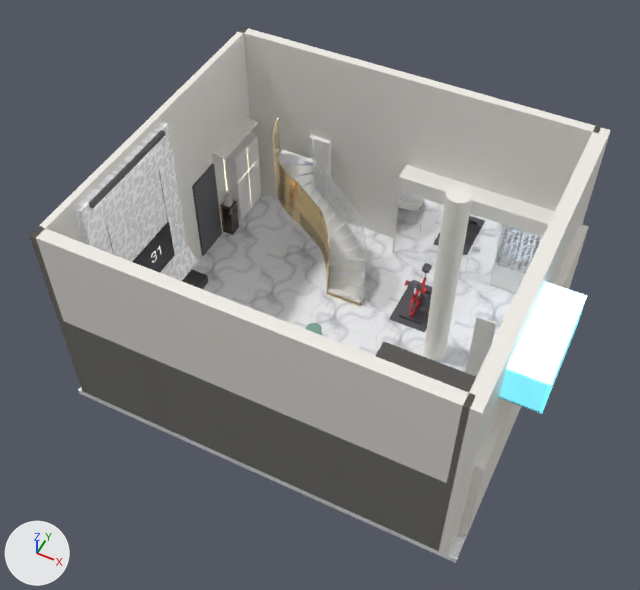
Renders of the glTF model models/B2.glb from each side of a commit.
Rendered twice from a camera (50 mm lens) standing at (7.79, -13.2, 10.64) and looking at (2.48, -2.58, -2.64). Arrows for +X, +Y and +Z are at lower left; the lights stay in place. The older version comes first. Vertices at exactly the same position are counted once.

Before the edit, the objects in view are built like this:
```python
ob_b2_entry_batch_m3 = bpy.data.objects.new('B2_Entry_Batch_M3', me_b2_entry_batch_m3)
ob_b2_entry_batch_m3.location = (0.0, 0.0, 0.0)
ob_b2_grandstair_batch_m3 = bpy.data.objects.new('B2_GrandStair_Batch_M3', me_b2_grandstair_batch_m3)
ob_b2_grandstair_batch_m3.location = (0.0, 0.0, 0.0)
ob_b2_grandstair_batch_m3_001 = bpy.data.objects.new('B2_GrandStair_Batch_M3.001', me_b2_grandstair_batch_m3_001)
ob_b2_grandstair_batch_m3_001.location = (0.0, 0.0, 0.0)
ob_b2_grandstair_batch_m45 = bpy.data.objects.new('B2_GrandStair_Batch_M45', me_b2_grandstair_batch_m45)
ob_b2_grandstair_batch_m45.location = (0.0, 0.0, 0.0)
ob_b2_grandstair_batch_m46 = bpy.data.objects.new('B2_GrandStair_Batch_M46', me_b2_grandstair_batch_m46)
ob_b2_grandstair_batch_m46.location = (0.0, 0.0, 0.0)
ob_b2_grandstair_batch_m6 = bpy.data.objects.new('B2_GrandStair_Batch_M6', me_b2_grandstair_batch_m6)
ob_b2_grandstair_batch_m6.location = (0.0, 0.0, 0.0)
ob_b2_grandstair_batch_m6_001 = bpy.data.objects.new('B2_GrandStair_Batch_M6.001', me_b2_grandstair_batch_m6_001)
ob_b2_grandstair_batch_m6_001.location = (0.0, 0.0, 0.0)
# also in view: 'B2_TV_Batch_M14' at (-1.22, -3.26, -2.87); 'B2_Entry_Batch_M10' at (-1.19, 0.63, -3.42); 'B2_Gym_Batch_M21' at (3.85, -0.35, -4.02); 'B2_TV_Batch_M4' at (-1.2, -3.26, -0.21); 'B2_Mirror_Door_Panel_2' at (3.58, 0.99, -3.56)
```
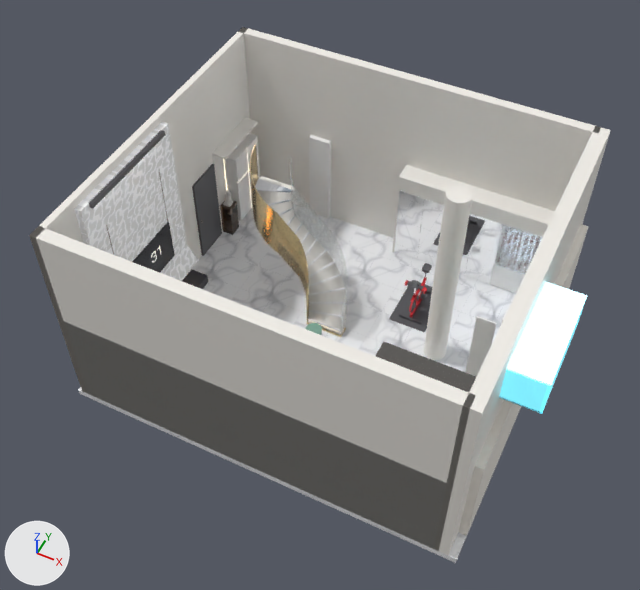
Pixel boxes (x1, y1, x2, y2) of what changed, in the pictures (640 x 590 px):
'B2_GrandStair_Batch_M3', moved: before (278, 152, 365, 305); after (255, 178, 346, 335)
'B2_GrandStair_Batch_M6', moved: before (273, 117, 329, 292); after (250, 144, 309, 322)
'B2_GrandStair_Batch_M46', moved: before (312, 129, 367, 304); after (290, 157, 347, 335)
'B2_GrandStair_Batch_M45', moved: before (278, 153, 364, 301); after (255, 179, 345, 332)
'B2_GrandStair_Batch_M3.001', moved: before (281, 150, 312, 162); after (259, 176, 295, 189)
'B2_GrandStair_Batch_M6.001', moved: before (326, 292, 365, 306); after (306, 322, 346, 337)

Edits to the bpy script that builds the scene:
```text
Change me_b2_grandstair_batch_m3:
    used by ob_b2_grandstair_batch_m3; location = (0.0, 0.0, 0.0)
    remove me_b2_grandstair_batch_m3.from_pydata(...)  # 1936 vertices, 3856 faces; spans x 0.01..2.68, y -0.94..0.38, z -4.55..-2.03
    add me_b2_grandstair_batch_m3.from_pydata(...)  # 1936 vertices, 3856 faces; spans x 0.01..2.68, y -1.94..-0.62, z -4.55..-2.03
    me_b2_grandstair_batch_m3 part 1: the whole mesh is moved by (0.0, -1.0, 0.0)
Change me_b2_grandstair_batch_m3_001:
    used by ob_b2_grandstair_batch_m3_001; location = (0.0, 0.0, 0.0)
    remove me_b2_grandstair_batch_m3_001.from_pydata(...)  # 120 vertices, 180 faces; spans x 0.02..2.66, y -0.94..0.5, z -4.55..-2.06
    add me_b2_grandstair_batch_m3_001.from_pydata(...)  # 120 vertices, 180 faces; spans x 0.02..2.66, y -1.94..-0.5, z -4.55..-2.06
    me_b2_grandstair_batch_m3_001 part 2: the whole mesh is moved by (0.0, -1.0, 0.0)
Change me_b2_grandstair_batch_m45:
    used by ob_b2_grandstair_batch_m45; location = (0.0, 0.0, 0.0)
    remove me_b2_grandstair_batch_m45.from_pydata(...)  # 112 vertices, 168 faces; spans x 0.02..2.66, y -0.94..0.38, z -4.42..-2.05
    add me_b2_grandstair_batch_m45.from_pydata(...)  # 112 vertices, 168 faces; spans x 0.02..2.66, y -1.94..-0.62, z -4.42..-2.05
    me_b2_grandstair_batch_m45 part 3: the whole mesh is moved by (0.0, -1.0, 0.0)
Change me_b2_grandstair_batch_m46:
    used by ob_b2_grandstair_batch_m46; location = (0.0, 0.0, 0.0)
    remove me_b2_grandstair_batch_m46.from_pydata(...)  # 484 vertices, 964 faces; spans x 0.82..2.68, y -0.94..0.38, z -4.53..-1.13
    add me_b2_grandstair_batch_m46.from_pydata(...)  # 484 vertices, 964 faces; spans x 0.82..2.68, y -1.94..-0.62, z -4.53..-1.13
    me_b2_grandstair_batch_m46 part 4: the whole mesh is moved by (0.0, -1.0, 0.0)
Change me_b2_grandstair_batch_m6:
    used by ob_b2_grandstair_batch_m6; location = (0.0, 0.0, 0.0)
    remove me_b2_grandstair_batch_m6.from_pydata(...)  # 484 vertices, 964 faces; spans x -0.01..1.85, y -0.94..0.38, z -4.55..-1.1
    add me_b2_grandstair_batch_m6.from_pydata(...)  # 484 vertices, 964 faces; spans x -0.01..1.85, y -1.94..-0.62, z -4.55..-1.1
    me_b2_grandstair_batch_m6 part 5: the whole mesh is moved by (0.0, -1.0, 0.0)
Change me_b2_grandstair_batch_m6_001:
    used by ob_b2_grandstair_batch_m6_001; location = (0.0, 0.0, 0.0)
    remove me_b2_grandstair_batch_m6_001.from_pydata(...)  # 8 vertices, 12 faces; spans x 1.832..2.688, y -0.965..-0.7, z -4.55..-4.515
    add me_b2_grandstair_batch_m6_001.from_pydata(...)  # 8 vertices, 12 faces; spans x 1.832..2.688, y -1.965..-1.7, z -4.55..-4.515
    me_b2_grandstair_batch_m6_001 part 6: the whole mesh is moved by (0.0, -1.0, 0.0)
```
